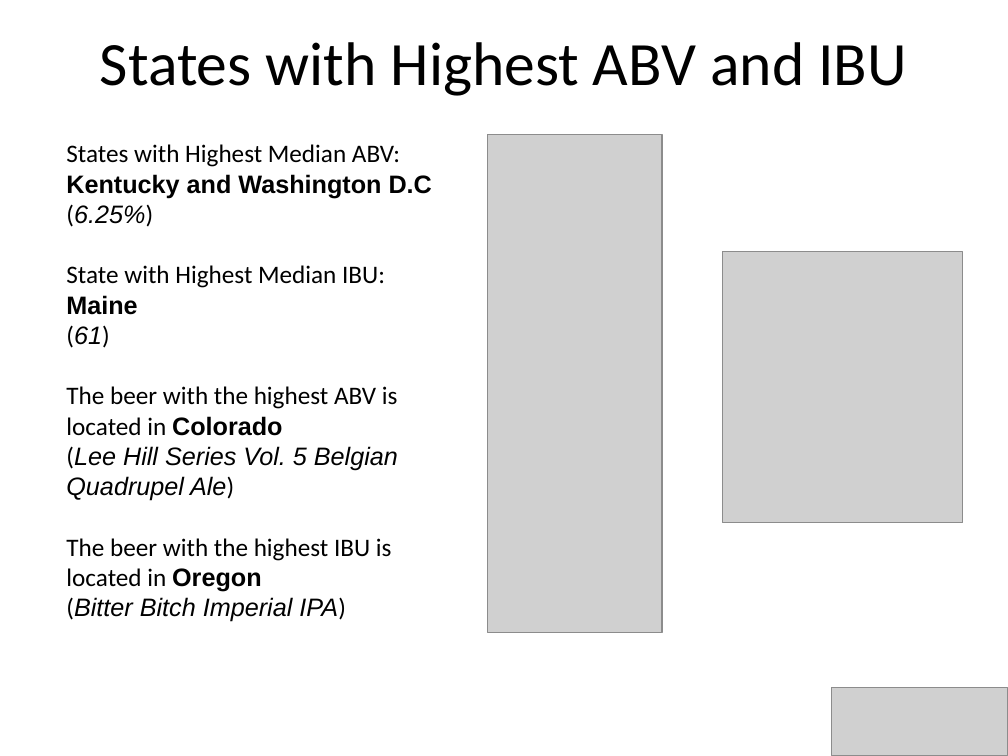
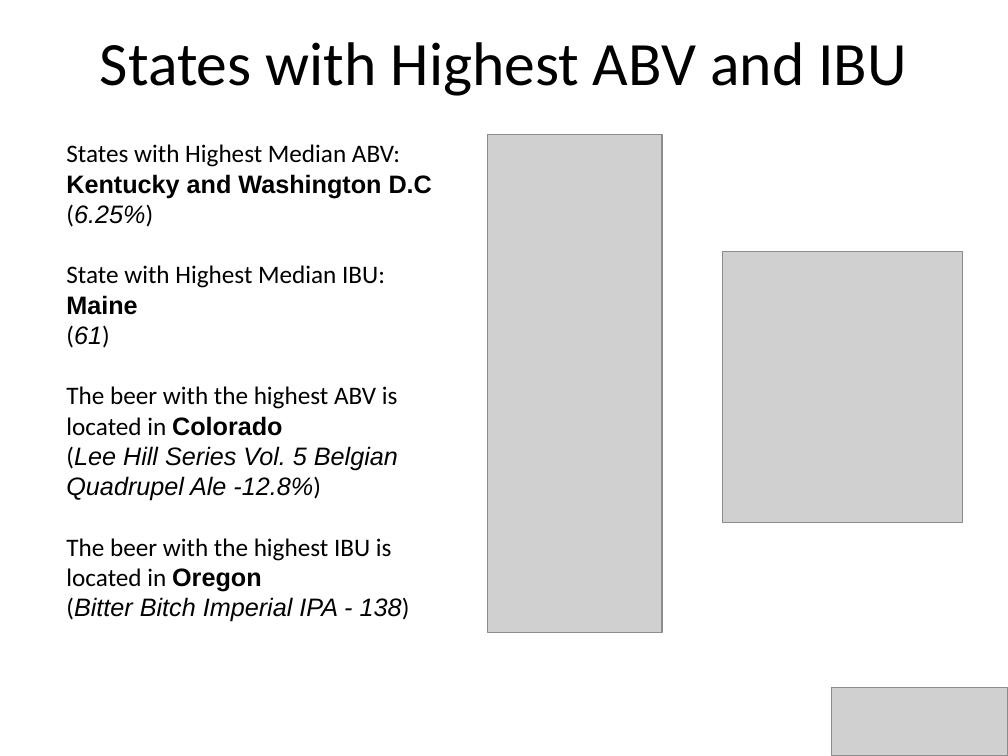
Before and after one commit to julia-codes/MSDS-6306-BeerBrewer-CaseStudy, a slide deck: slide 6 of American Brewery Case Study - Julia Layne.pptx. Drawn at 1008x756 pixels with LibreOffice and Linux fonts; fonts in the diff are those of the drawing; grey boxes stand for pictures. Boxes give left, top, right and bottom in pixels: in the first picture for what was removed or moved away, otherwise in the second. Text is boxed around its words. In the diff, an @@ line names an element or a change of style, - is before the commit and + after.

```diff
--- a/American Brewery Case Study - Julia Layne.pptx
+++ b/American Brewery Case Study - Julia Layne.pptx
@@ text at bbox=[66, 446, 398, 501]: text changed @@
-(Lee Hill Series Vol. 5 Belgian Quadrupel Ale)
+(Lee Hill Series Vol. 5 Belgian Quadrupel Ale -12.8%)
@@ text at bbox=[66, 597, 410, 622]: text changed @@
-(Bitter Bitch Imperial IPA)
+(Bitter Bitch Imperial IPA - 138)
```
Also in this commit, not shown: 2 other slides changed, 2 slides added, 1 slide removed, 2 other files.
